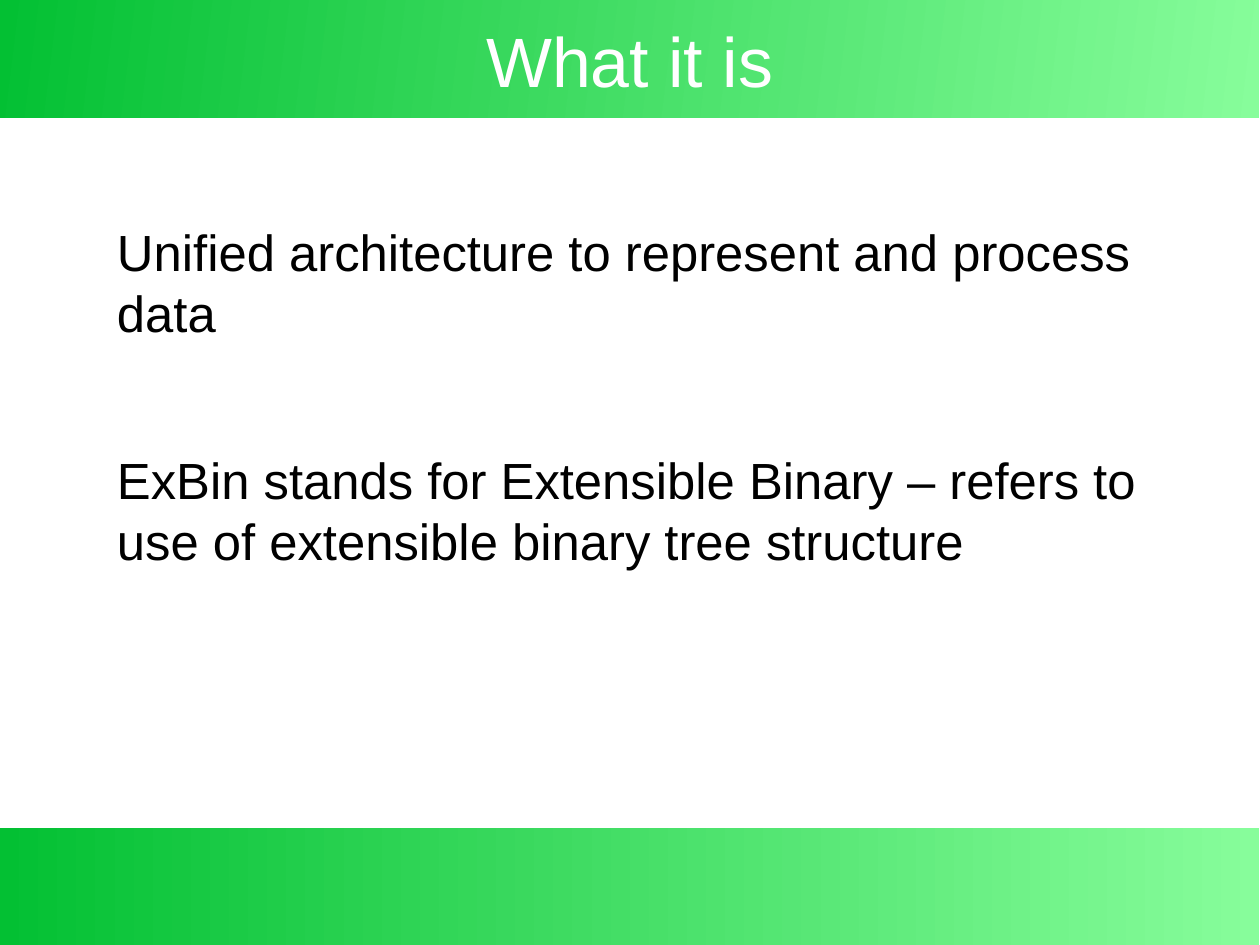
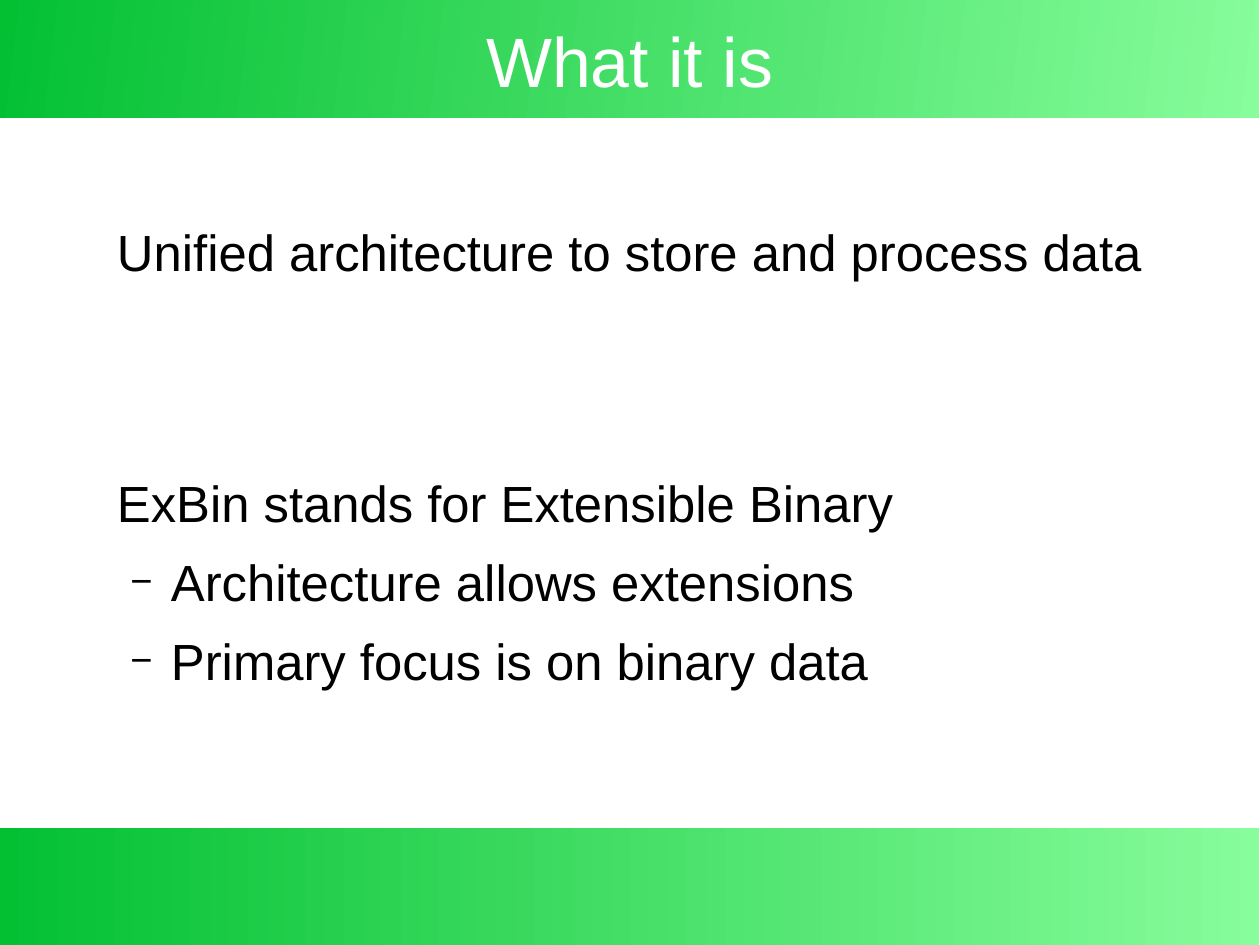
Before and after one commit to exbin/exbin-doc, a slide deck: slide 3 of presentation/exbin-overview.odp. Drawn at 1260x945 pixels with LibreOffice and Linux fonts; fonts in the diff are those of the drawing. Boxes give left, top, right and bottom in pixels: in the first picture for what was removed or moved away, otherwise in the second. Text is boxed around its words. In the diff, an @@ line names an element or a change of style, - is before the commit and + after.

```diff
--- a/presentation/exbin-overview.odp
+++ b/presentation/exbin-overview.odp
@@ text at (117,234,1142,690): text changed @@
-Unified architecture to represent and process data
-ExBin stands for Extensible Binary – refers to use of extensible binary tree structure
+Unified architecture to store and process data
+ExBin stands for Extensible Binary
+  − Architecture allows extensions
+  − Primary focus is on binary data
```
Also in this commit, not shown: 4 other slides changed, 8 slides added, 1 slide removed, 2 other files.
